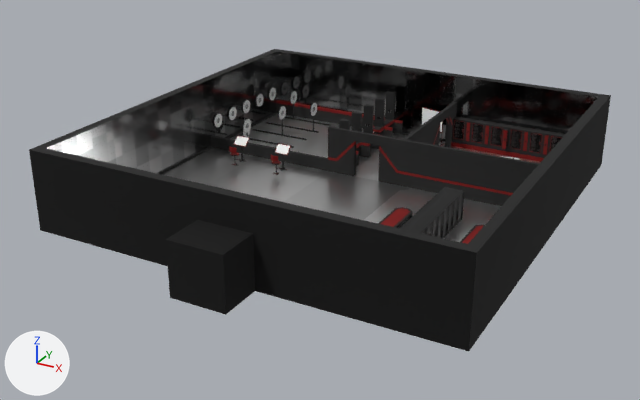
The FBX model Assets/Resources/MapSystem/Models/Rooms/Armory/Armory_Room_1x1x1.fbx, before and after one commit.
Before and after are seen from a 50 mm camera at (37.8, -273.9, 35.8) aimed at (-0.6, -204.0, 0.9). Lighting does not change. The marker at lower left points along +X, +Y and +Z. The older version comes first. Where no turn or scale is listed for an object, it has been applied to the vertices.

Objects in the first picture: 'Room_1x1x1.002'.
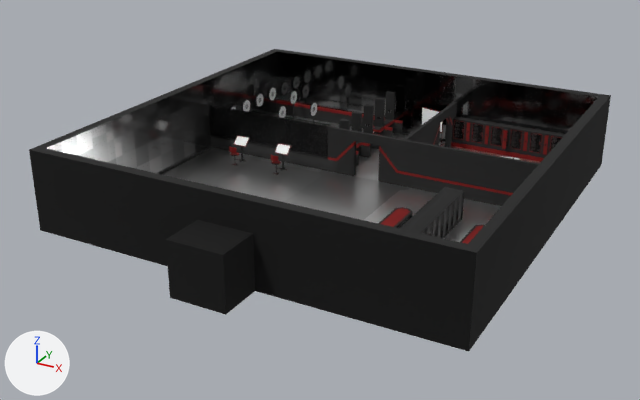
Changed parts and their boxes (x1, y1, x2, y2) in the pictures (640 x 400 px):
```json
{"part": 1, "of": "me_плоскость_067", "change": "added", "after": [209, 105, 329, 159]}
{"part": 2, "of": "me_плоскость_067", "change": "surface changed", "before": [211, 135, 328, 159]}
```

Scene script edits in JSON lines:
```json
{"block": "me_плоскость_067", "where": "# used by ob_room_1x1x1_002; location = (0.0, -200.0, 0.0)"}
{"block": "me_плоскость_067", "where": "# verts and faces of me_плоскость_067; kept vertices keep their numbers, new ones are numbered from 5049"}
{"block": "me_плоскость_067", "where": "# before: 390 (-4.6, 5.4, 5.0) at pixel (329, 126), 401 (-4.6, 5.4, 1.6), 402 (-20.0, 5.4, 1.3) at pixel (212, 135), 411 (-20.0, 5.0, 1.3) at pixel (210, 136), 412 (-4.6, 5.0, 5.0) at pixel (327, 127)"}
{"block": "me_плоскость_067", "where": "# before: 414 (-4.6, 5.0, 1.6) at pixel (327, 156), 427 (-4.6, 5.4, 1.3), 552 (-4.6, 5.0, 1.3) at pixel (327, 159)"}
{"op": "remove", "block": "me_плоскость_067", "code": "me_плоскость_067.from_pydata(...)  # 5049 vertices, 4611 faces; spans x -21.0..21.0, y -25.2..21.0, z 0.0..8.0"}
{"op": "add", "block": "me_плоскость_067", "code": "me_плоскость_067.from_pydata(...)  # 5053 vertices, 4618 faces; spans x -21.0..21.0, y -25.2..21.0, z 0.0..8.0"}
{"block": "me_плоскость_067", "change": "me_плоскость_067 part 1"}
{"op": "add", "block": "me_плоскость_067", "code": "for new, old in zip([*range(5055, 5059)], [390, 401, 412, 414]): verts[new] = verts[old] + (-15.4, 0.0, 0.0)"}
{"op": "add", "block": "me_плоскость_067", "code": "faces += [(390, 5055, 5057, 412), (411, 552, 414, 5058), (401, 427, 402, 5056), (390, 401, 5056, 5055), (412, 5057, 5058, 414)]  # mat_glass (black #000000)"}
{"op": "add", "block": "me_плоскость_067", "code": "faces += [(402, 5056, 5058, 411), (5055, 5057, 5058, 5056)]  # mat_col__plating (black #1b1b1b)"}
{"block": "me_плоскость_067", "change": "me_плоскость_067 part 2: 3 kept faces spanning x -20.0..20.0, y 5.0..13.3, z 1.3..4.4 get new texture (UV) coordinates"}
{"block": "me_плоскость_067", "change": "other edits to the shape of me_плоскость_067 do not show in these pictures"}
```
